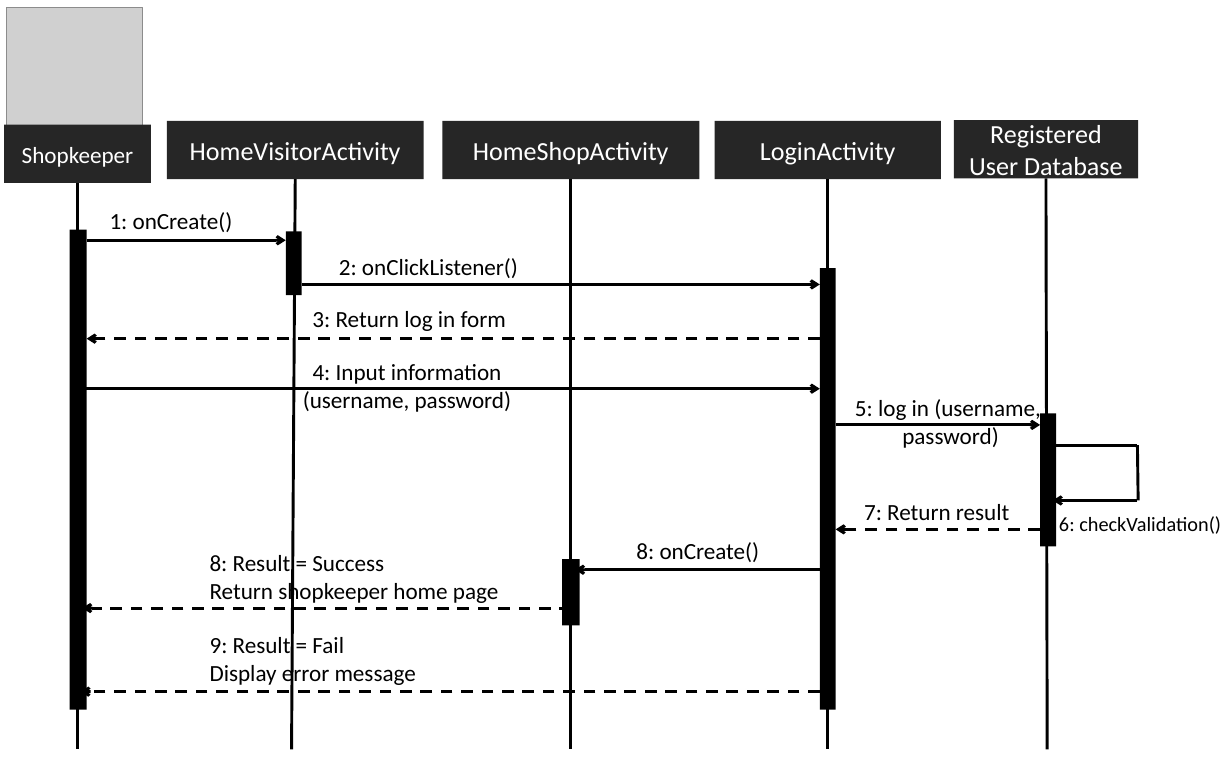
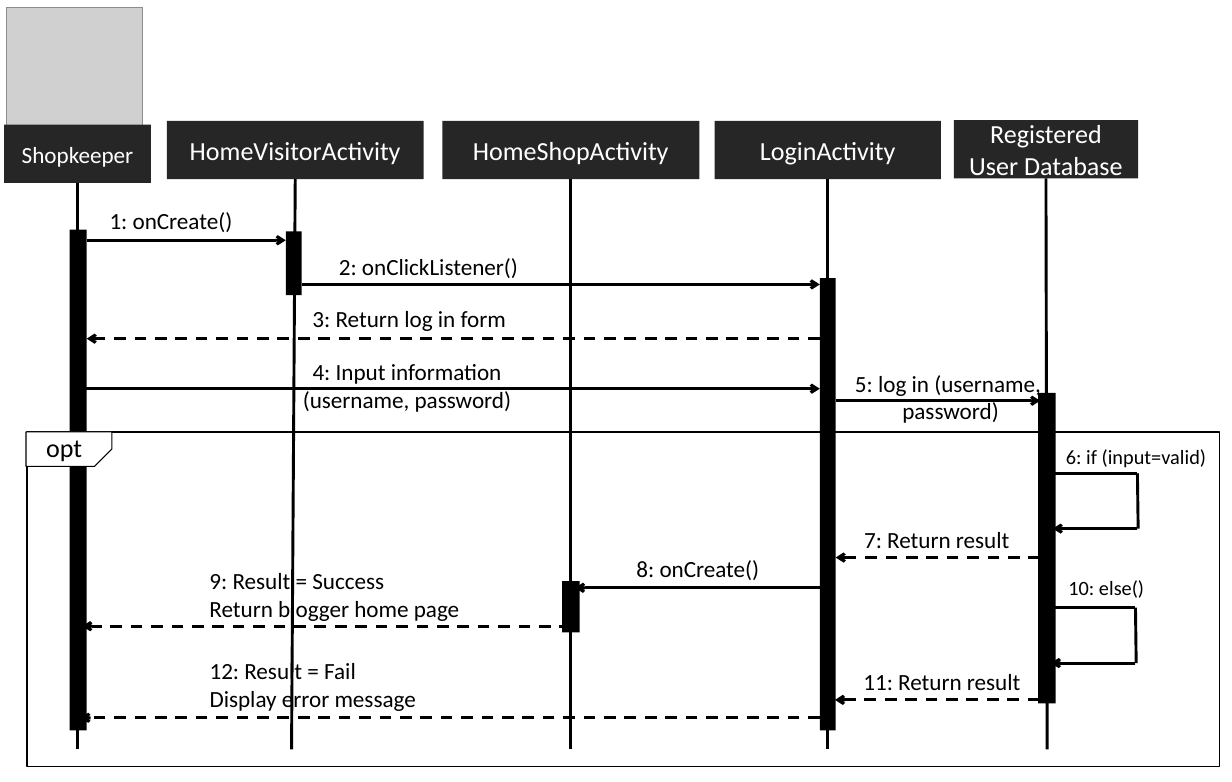
Before and after one commit to asciidaitoon/HanDIYcraft, a slide deck: slide 3 of Design/SQ mobile.pptx. Drawn at 1232x782 pixels with LibreOffice and Linux fonts; fonts in the diff are those of the drawing; grey boxes stand for pictures. Boxes give left, top, right and bottom in pixels: in the first picture for what was removed or moved away, otherwise in the second. Text is boxed around its words. In the diff, an @@ line names an element or a change of style, - is before the commit and + after.

```diff
--- a/Design/SQ mobile.pptx
+++ b/Design/SQ mobile.pptx
@@ rectangle: place and size @@
-rectangle at box(70, 230, 87, 709)
+rectangle at box(70, 230, 87, 730)
@@ rectangle: place and size @@
-rectangle at box(820, 268, 836, 709)
+rectangle at box(820, 279, 836, 731)
@@ rectangle: place and size @@
-rectangle at box(1040, 414, 1056, 548)
+rectangle at box(1038, 393, 1056, 704)
@@ rectangle added at box(27, 432, 1219, 767), outline #000000 1 pt @@
@@ snip rect added at box(27, 432, 112, 467), fill #FFFFFF, outline #000000 0.75 pt @@
@@ text added at box(46, 440, 82, 462), 18 pt, text #000000 @@
+opt
@@ text added at box(1066, 449, 1206, 468), 14 pt, text #000000 @@
+6: if (input=valid)
@@ 1 text, 1 arrow, 1 line: place and size @@
-1 text, 1 arrow, 1 line at box(836, 399, 1137, 501)
+1 text, 1 arrow, 1 line at box(836, 375, 1137, 474)
@@ arrow (1137, 474) - (1053, 474): arrow to line @@
@@ 1 text, 1 arrow, 1 line: place and size @@
-1 text, 1 arrow, 1 line at box(836, 445, 1138, 530)
+1 text, 1 arrow, 1 line at box(836, 474, 1138, 558)
@@ line moved from (1137, 445) - (1053, 445) to (1137, 529) - (1053, 529) @@
@@ line (1137, 529) - (1053, 529): line to arrow @@
@@ text removed at box(1059, 516, 1221, 534) @@
-6: checkValidation()
@@ text at box(209, 573, 459, 624): text changed @@
-8: Result = Success
-Return shopkeeper home page
+9: Result = Success
+Return blogger home page
@@ rectangle: place and size @@
-rectangle at box(562, 559, 580, 626)
+rectangle at box(562, 581, 580, 632)
@@ text added at box(1068, 580, 1144, 598), 14 pt, text #000000 @@
+10: else()
@@ 2 arrows, 1 text: place and size @@
-2 arrows, 1 text at box(82, 542, 834, 608)
+2 arrows, 1 text at box(82, 560, 834, 627)
@@ line added from (1136, 608) to (1050, 608), #000000 2 pt @@
@@ line added from (1136, 663) to (1136, 608), #000000 2 pt @@
@@ text "12: Result = Fail": place and size @@
-text "12: Result = Fail" at box(210, 637, 416, 687)
+text "12: Result = Fail" at box(210, 660, 416, 714)
@@ text at box(210, 660, 356, 686): text changed @@
-9: Result = Fail
+12: Result = Fail
@@ text added at box(863, 674, 1020, 690), 16 pt, text #000000 @@
+11: Return result
@@ arrow added from (1136, 663) to (1050, 663), #000000 2 pt @@
@@ arrow moved from (820, 692) - (80, 692) to (820, 718) - (80, 718) @@
@@ arrow added from (1039, 700) to (835, 700), #000000 2 pt dashed @@
```
Also in this commit, not shown: 6 other slides changed, 30 other files.
